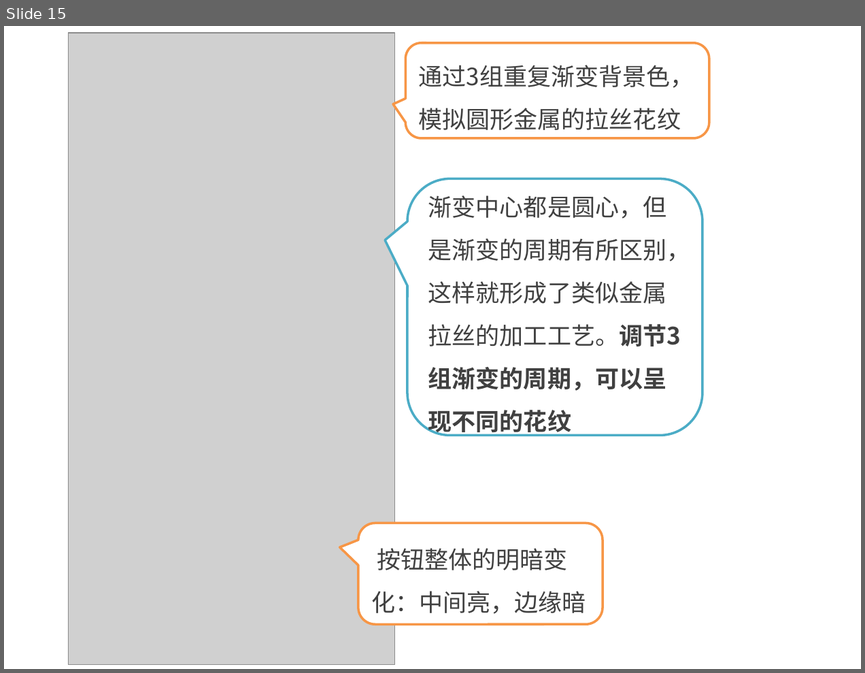
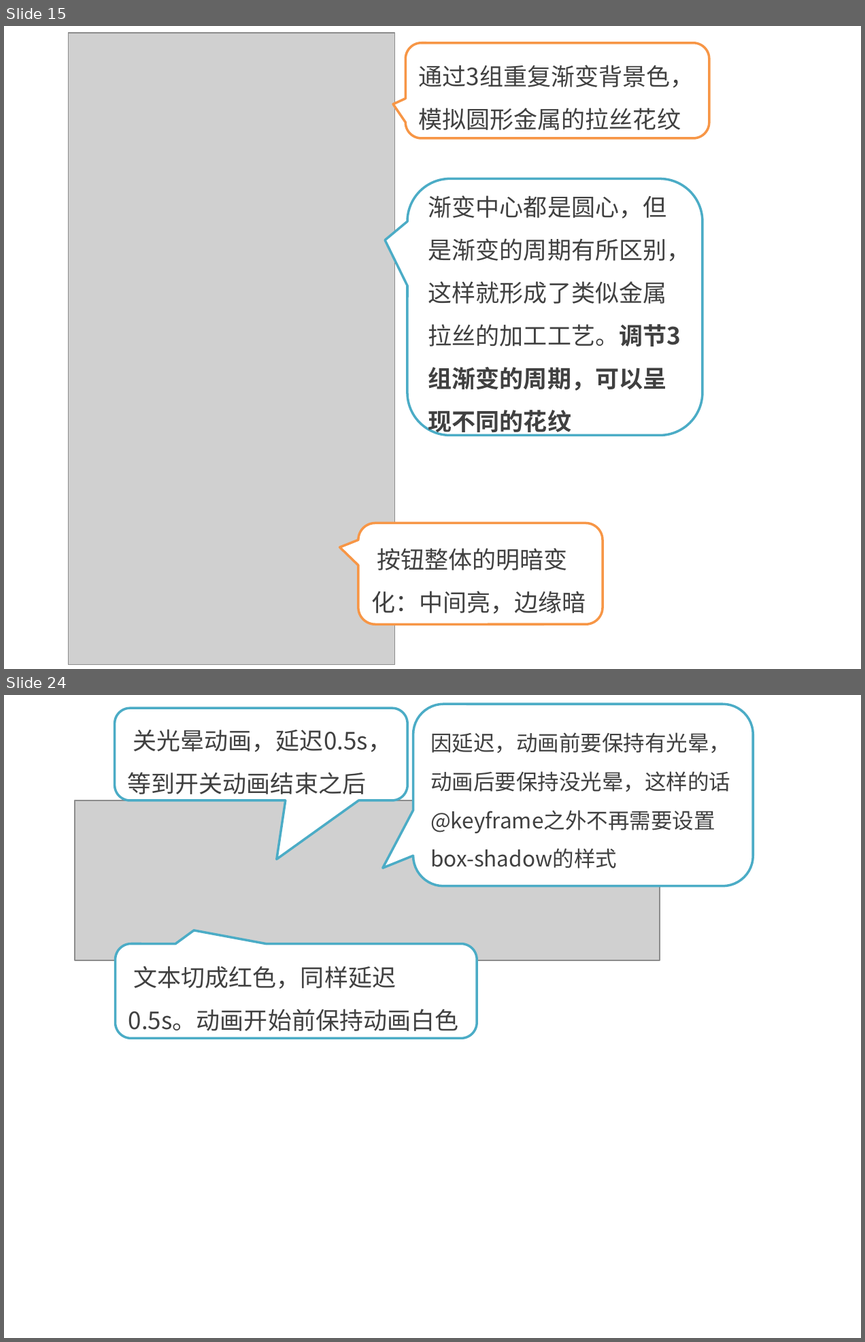
Before and after one commit to kong66/webAni, a slide deck: 6-neon/neon.pptx. Shown one above the other, each under a label of ours: slide 15 before the commit, slides 15 and 24 after it; the slides between them are not shown. The pictures are 865x673 and 865x1342 pixels, drawn with LibreOffice and Linux fonts; fonts in the diff are those of the drawing; grey boxes stand for pictures. Boxes give left, top, right and bottom in pixels: in the first picture for what was removed or moved away, otherwise in the second. Text is boxed around its words. In the diff, an @@ line names an element or a change of style, - is before the commit and + after.

```diff
--- a/6-neon/neon.pptx
+++ b/6-neon/neon.pptx
@@ slide 24 added at bbox=[4, 695, 861, 1338], background #FFFFFF @@
@@ rounded speech box added at bbox=[115, 708, 407, 800], fill #FFFFFF, outline #4BACC6 2 pt, 20 pt, text #404040 @@
+关光晕动画，延迟0.5s，等到开关动画结束之后
@@ rounded speech box added at bbox=[413, 705, 753, 886], fill #FFFFFF, outline #4BACC6 2 pt, 18 pt, text #404040 @@
+因延迟，动画前要保持有光晕，动画后要保持没光晕，这样的话@keyframe之外不再需要设置box-shadow的样式
@@ picture added at bbox=[75, 800, 660, 960] @@
@@ rounded speech box added at bbox=[116, 943, 477, 1038], fill #FFFFFF, outline #4BACC6 2 pt, 20 pt, text #404040 @@
+文本切成红色，同样延迟0.5s。动画开始前保持动画白色
```
Also in this commit, not shown: 4 slides changed, 8 other slides added, 1 slide removed, 5 other files.
